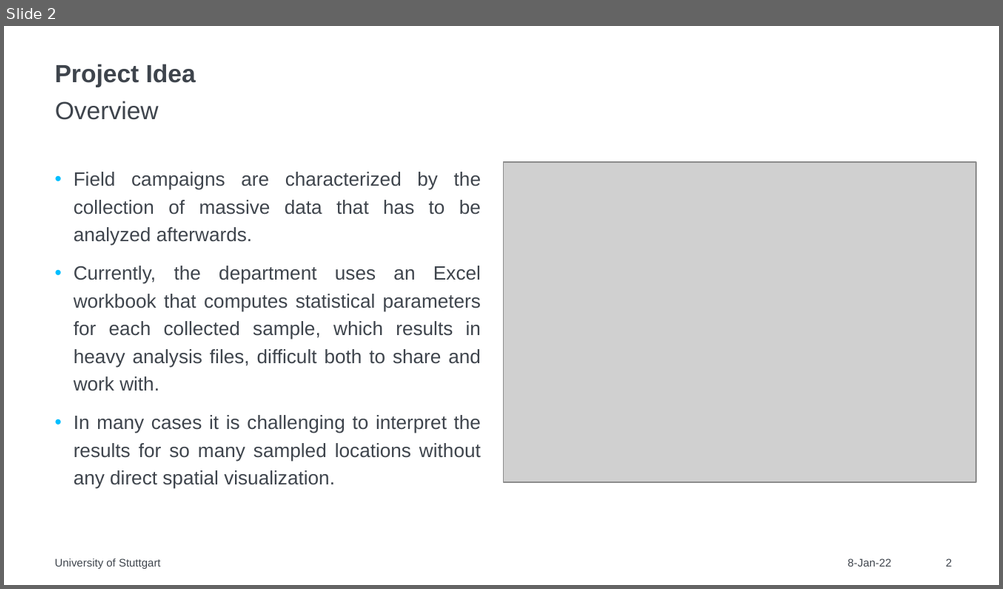
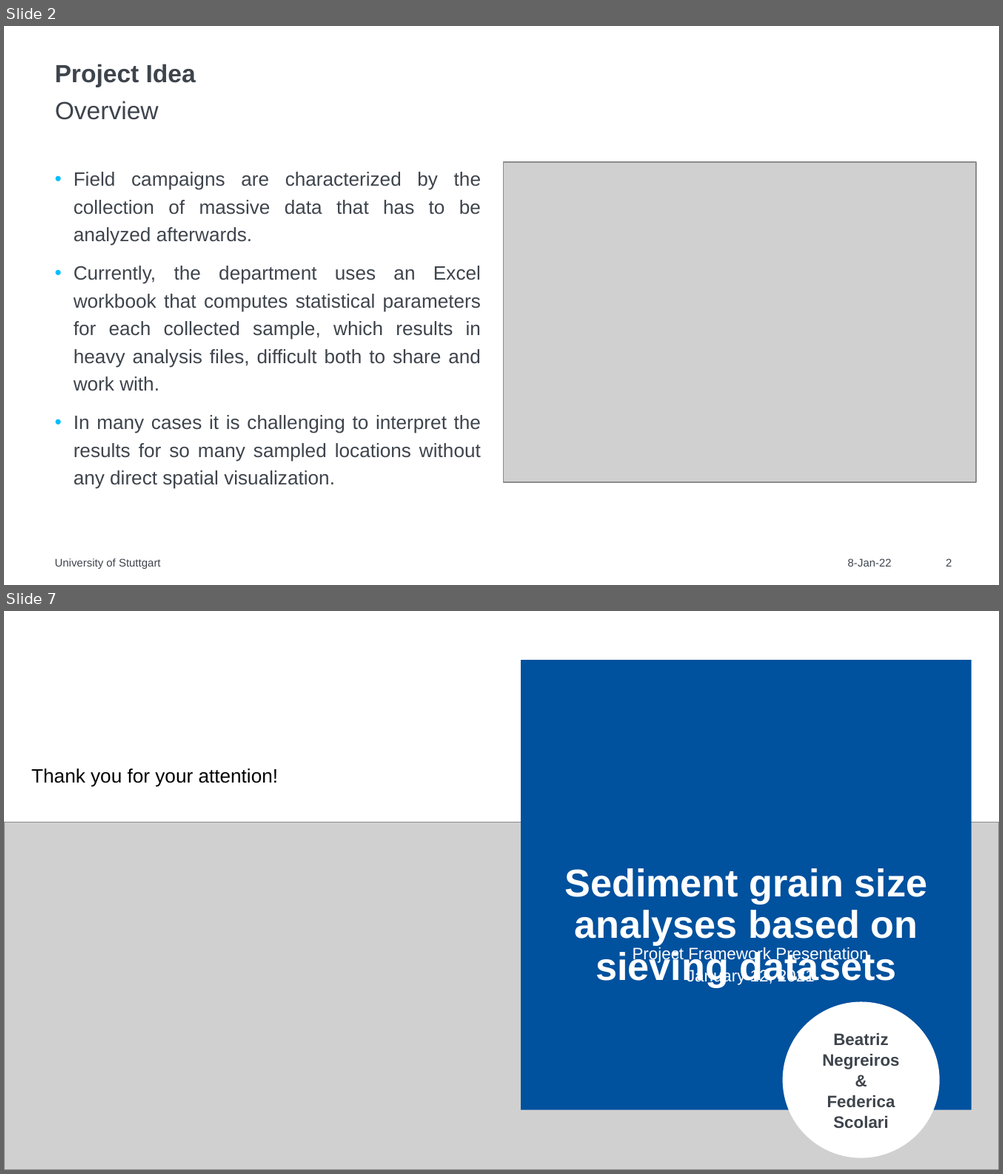
Before and after one commit to federicascolari8/PythonProject, a slide deck: First_Presentation.pptx. Shown one above the other, each under a label of ours: slide 2 before the commit, slides 2 and 7 after it; the slides between them are not shown. The pictures are 1003x589 and 1003x1174 pixels, drawn with LibreOffice and Linux fonts; fonts in the diff are those of the drawing; grey boxes stand for pictures; background and template pictures are left out. Boxes give left, top, right and bottom in pixels: in the first picture for what was removed or moved away, otherwise in the second. Text is boxed around its words. In the diff, an @@ line names an element or a change of style, - is before the commit and + after.

```diff
--- a/First_Presentation.pptx
+++ b/First_Presentation.pptx
@@ slide 7 added at <box>4,611,999,1170</box>, background #FFFFFF @@
@@ title added at <box>521,660,972,1111</box>, fill #00519E, 28 pt, text #FFFFFF, bold @@
+Sediment grain size analyses based on sieving datasets
@@ text added at <box>31,769,279,787</box>, 14 pt, text #000000 @@
+Thank you for your attention!
@@ picture added at <box>4,822,999,1170</box> @@
@@ subtitle added at <box>632,947,868,985</box>, 12 pt, text #FFFFFF @@
+Project Framework Presentation
+January 12, 2021
@@ text added at <box>782,1002,939,1158</box>, fill #FFFFFF, 12 pt, text #3E444C, bold @@
+Beatriz Negreiros
+&
+Federica Scolari
```
Also in this commit, not shown: 3 slides changed, 1 slide removed.
